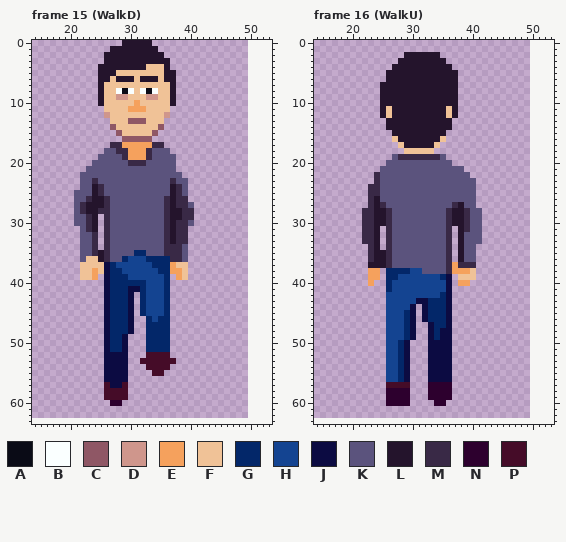
Two versions of one pixel-art file, src/game/assets/images/characters/hank/hank.aseprite. That is the earlier state.
36x64 pixels, 27 frames. Colours within 5 levels of each other are drawn and written as one. Shown: frame 15 (WalkD): x 14..53, y 0..63; frame 16 (WalkU): x 14..53, y 0..63. The old version is drawn lined up with the new one, on the new canvas. The commit also changed other frames, which this record leaves out.
Palette (. is transparent): A #0a0b16  B #faffff  C #8f5765  D #cf968c  E #f5a15d  F #f0c297  G #032769  H #144491  J #0c0b42  K #5b537d  L #24142c  M #392946  N #2d002e  P #450c28
Pixels before, frame 15 (WalkD) (only the part around the change), first column x 14:
 0 ...............LLLLL................
 1 .............LLLLLLLL...............
 2 ............LLLLLLLLLL..............
 3 ............LLLLLLLLLLL.............
 4 ...........LLLLLLLLFFFL.............
 5 ...........LLLFFFFFFFFLL............
 6 ...........LLFLLLFLLLFLL............
 7 ...........LFFFFFFFFFFFL............
 8 ...........LFFBABFBABFFL............
 9 ...........LFFDDFFFDDFFL............
10 ...........LFFFFFEFFFFFL............
11 ............FFFFEEEFFFF.............
12 ............DFFFFFFFFFD.............
13 .............FFFCCCFFF..............
14 .............CFFFFFFFC..............
15 ..............CFFFFFC...............
16 ...............CCCCC................
17 .............MMEEEEEMM..............
18 ............KKMMEEEMKKK.............
19 ...........KKKKMEEEMKKKK............
20 ..........KKKKKKMMMKKKKK............
21 .........KKKKKKKKKKKKKKK............
22 ........KKKKKKKKKKKKKKKKK...........
23 ........KKMKKKKKKKKKKKKMKK..........
24 ........KKLMKKKKKKKKKKKLMK..........
25 .......KKKLMKKKKKKKKKKKLMK..........
26 .......KKMLLMKKKKKKKKKMLMM..........
27 .......KMLLLMKKKKKKKKKMLMMK.........
28 .......KMLLMMKKKKKKKKKMLLMM.........
29 .......KKML.MKKKKKKKKKMLLMM.........
30 .......KKML.MKKKKKKKKKMLMMK.........
31 ........KML.MKKKKKKKKKMLMM..........
32 ........KKM.MKKKKKKKKKMLMM..........
33 ........KKM.MKKKKKKKKKMLMM..........
34 ........KKM.MKKKKKKKKKMMMK..........
35 ........KKMLMKKKKGGKKKMMMK..........
36 ........KFFLMKKGHHHGGGGMMK..........
37 ........FFFFJGHHHHHHGGGEFF..........
38 ........FFEFJGGHHHHHHGGEEF..........
39 ........FFE.JGGGHHHHHHG.EF..........
40 ............JGGGGGGHHHG.............
41 ............JGGGJJGHHHG.............
42 ............JGGGJ.GHHHG.............
43 ............JGGGJ.GHHHG.............
44 ............JGGGJ.GHHHG.............
45 ............JGGGJ.GHHHG.............
46 ............JGGGJ..GHGG.............
47 ............JGGGJ..GGGG.............
48 ............JGGGJ..GGGG.............
49 ............JGGJ...GGGG.............
50 ............JGGJ...GGGG.............
51 ............JGGJ...GGGG.............
52 ............JJJJ...PPPP.............
53 ............JJJJ..PPPPPP............
54 ............JJJJ...PPPP.............
55 ............JJJJ....PP..............
56 ............JJJJ....................
57 ............PJJP....................
58 ............PPPP....................
59 ............PPPP....................
60 .............NN.....................
61 ....................................
62 ....................................
63 ....................................
Pixels before, frame 16 (WalkU) (only the part around the change), first column x 14:
 0 .................................
 1 .................................
 2 ...............LLLLLL............
 3 ..............LLLLLLLL...........
 4 .............LLLLLLLLLL..........
 5 ............LLLLLLLLLLLL.........
 6 ............LLLLLLLLLLLL.........
 7 ...........LLLLLLLLLLLLL.........
 8 ...........LLLLLLLLLLLLL.........
 9 ...........LLLLLLLLLLLLL.........
10 ...........LLLLLLLLLLLLL.........
11 ...........LFLLLLLLLLLFL.........
12 ...........LFLLLLLLLLLFL.........
13 ............LLLLLLLLLLL..........
14 ............LLLLLLLLLLL..........
15 .............LLLLLLLLL...........
16 .............FLLLLLLLF...........
17 ..............FLLLLLF............
18 ...............FFFFF.............
19 .............KMMMMMMMK...........
20 ............KKKKKKKKKKK..........
21 ...........KKKKKKKKKKKKKK........
22 ..........MKKKKKKKKKKKKKKK.......
23 ..........MKKKKKKKKKKKKKKKK......
24 .........MMKKKKKKKKKKKKKKKK......
25 .........MMKKKKKKKKKKKKKKKK......
26 .........MLKKKKKKKKKKKKKKKK......
27 .........MLMKKKKKKKKKKKMLKK......
28 ........MMLLMKKKKKKKKKMLLMKK.....
29 ........MMLLMKKKKKKKKKMLLMKK.....
30 ........MMLLMKKKKKKKKKMLLMKK.....
31 ........MML.MKKKKKKKKKM.LMKK.....
32 ........MML.MKKKKKKKKKM.LKKK.....
33 ........MML.MKKKKKKKKKM.LKKK.....
34 .........ML.MKKKKKKKKKM.LKK......
35 .........MLLMKKKKKKKKKM.LKK......
36 .........MLLMKKKKKKKKKM.LKK......
37 .........LLLMKKKKKKKKKMEMMM......
38 .........EE.GGGGHHKKKKMEEEF......
39 .........EE.GGHHHHHHHGJ.FFF......
40 .........E..GHHHHHHHHHJ.EE.......
41 ............GHHHHHHHHHJ..........
42 ............HHHHHHHHHGJ..........
43 ............HHHHHJJGGGJ..........
44 ............HHHHJ.JGGGJ..........
45 ............HHHGJ.JGGGJ..........
46 ............HHHGJ.JGGGJ..........
47 ............HHHGJ..JGGJ..........
48 ............HHHGJ..JGJJ..........
49 ............HHHGJ..JGJJ..........
50 ............HHGJ...JJJJ..........
51 ............HHGJ...JJJJ..........
52 ............HHGJ...JJJJ..........
53 ............HHGJ...JJJJ..........
54 ............HHGJ...JJJJ..........
55 ............HHGJ...JJJJ..........
56 ............HHGJ...JJJJ..........
57 ............PPPP...NNNN..........
58 ............NNNN...NNNN..........
59 ............NNNN...NNNN..........
60 ............NNNN....NN...........
61 .................................
62 .................................
63 .................................
New version:
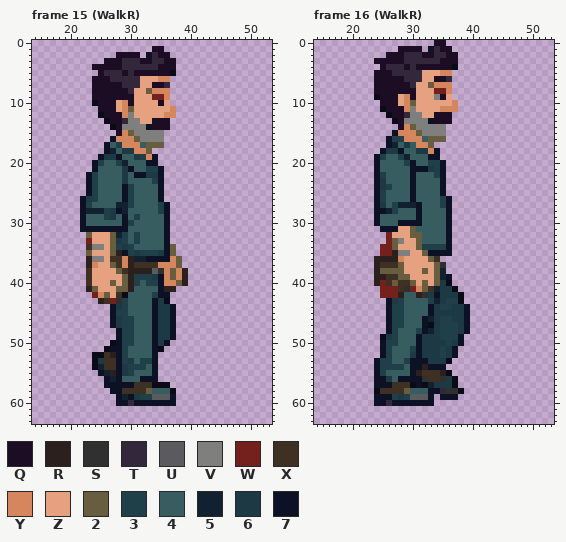
Colours new in this view: Q #1d0d24  R #2c201f  S #303031  T #33273c  U #5b5a5f  V #7f7f7e  W #74201d  X #3e3124  Y #d6865d  Z #e5a180  2 #685e3f  3 #1f4049  4 #375d60  5 #12212f  6 #1d3944  7 #0c1125
Change:
canvas 36x64 -> 64x64, the old top-left corner now at 14,-1 (the part of the old canvas that was cut away was empty and is not shown)
Changed rows in their new state; - is an unchanged pixel.
Frame 15 (WalkR):
first column x 21:
 0 --------.....-------
 1 ------.......QQ-----
 2 -----..QQQQ.7TQQ----
 3 -----QQQTTTQQTTQQ---
 4 ---QQQQQTTTTTTQQQ---
 5 ----QTTTQTQQQQQQA---
 6 ---QQQTTTTTZZZYY.---
 7 ---QQQQQTTTZZQQT.---
 8 ---QQQQQQTZZ2YYY.---
 9 ---QQQQQQQZZZWWY.---
10 ---AQQQZYQZZZZQZ.---
11 ----QQQZY2ZZZZZZY---
12 ----AQQQYVZZZZZYY---
13 -----AQQTVVZZQQQ----
14 ------AQVVVV7QQQ----
15 -------QY2VVVVV-----
16 ------7YYY2VVVV-----
17 -----743YYY4222-----
18 -----75466YY2...----
19 ----76674463Y7...---
20 ---73443544477...---
21 --.744446744337..---
22 -.7344446477667...--
23 -.7344446444437....-
24 -.7344447344447....-
25 ..7344447344447....-
26 .76344447344447....-
27 .734444553444437....
28 .755536754444437....
29 .744436474344447....
30 .744444473444447....
31 -777777774444447...-
32 -.2ZZZ2534344447...-
33 -.WZZZ2634344447...-
34 -.XVVZ23634444472..-
35 -.2ZZZ2R736333672..-
36 -.RVVZXXYR557777Y2.-
37 -.RYZZ2XYRXXXXYYY2.-
38 -.XZZZZ2XRRRRUSY2YR-
39 -.XZZZZZ2R33367Y2YR-
40 --XZZZ2Z2R34337YY2R-
41 --R2ZZZ22R44447RR---
42 ---WY2ZXA4444377----
43 ----RXWS3444476A----
44 -----.76344447667---
45 -----.73344447667---
46 -----.76334447667---
47 -----.76334447667---
48 -----..7334447667---
49 -----..7334447667---
50 -----.A733444767----
51 -----A77344447A.----
52 ---AAXR7344447..----
53 ---A6XX7364337...---
54 ---A5XX7633347..----
55 ----75R7634447.-----
56 -----757444777------
57 -----77777XXXAAA----
58 -----.77XXXX2444A---
59 -----..757633UUU7---
60 ------.77T7777777---
Frame 16 (WalkR):
first column x 22:
 0 ------------QQ------
 1 ------QQQQ-7TQQ-----
 2 ----QQQTTTQQTTQQ----
 3 --QQQQQTTTTTTQQQ----
 4 ---QTTTQTQQQQQQA----
 5 --QQQTTTTTZZZYY.----
 6 --QQQQQTTTZZQQT.----
 7 --QQQQQQTZZ2YYY.----
 8 --QQQQQQQZZZWWY.----
 9 --AQQQZYQZZZVQZ.----
10 ---QQQZY2ZZZZZZY----
11 ---AQQQYVZZZZYYY----
12 ---.AQQTVVZZQQQ.----
13 ----.AQVVVV7QQQ-----
14 ----..QY2VVVVV.-----
15 -----7YYY2VVVV------
16 ----733YYY4222------
17 ----75464YY2.-------
18 ---76674466Y7-------
19 --73443544477.------
20 --744443744337.-----
21 --744444777637...---
22 --734444744437....--
23 --764444744447.....-
24 -.763444744447.....-
25 -.734444744447.....-
26 -.7344447444437....-
27 -.7643555744437....-
28 ..7753444744447.....
29 ..7444444744447.....
30 ..7444777744447.....
31 ...777ZZ2444447-....
32 ...-WZZZ2244447-....
33 ...-W2VZZ244447-....
34 -..WW2ZZZ233337-...-
35 -..WWRVVZZ27777-...-
36 -.RRRRYZZZZ2X..-...-
37 -.RXXX2ZZZZZ2S.....-
38 -.R2222ZZZ2Z25.....-
39 -.RRXX22ZZZZ257-...-
40 -.RWX2XX2Z2Z26A-..--
41 ---WWWXSWY2X566A----
42 ---WWWR44RS67666A---
43 ----763444435633A---
44 ----73344447633667--
45 ----73344447666667--
46 ----73344475633667--
47 ----7334447A633367--
48 ----73444375633367--
49 ---A6344476663337---
50 ---73344476666367---
51 ---7344437666367----
52 ---7344467666367----
53 --733443777666A-----
54 --73333477R777.-----
55 --7344447RXXXRA-----
56 --77647777SXXS6A----
57 --777XXXA7A5666A----
58 --AXXXX244477TSSA---
59 --777363UUU7.777----
60 --77T7777777..------
Boxes around the changes in both pictures, in picture pixels (x1, y1, x2, y2):
changed: (74, 40, 194, 406)
changed: (362, 40, 482, 406)
